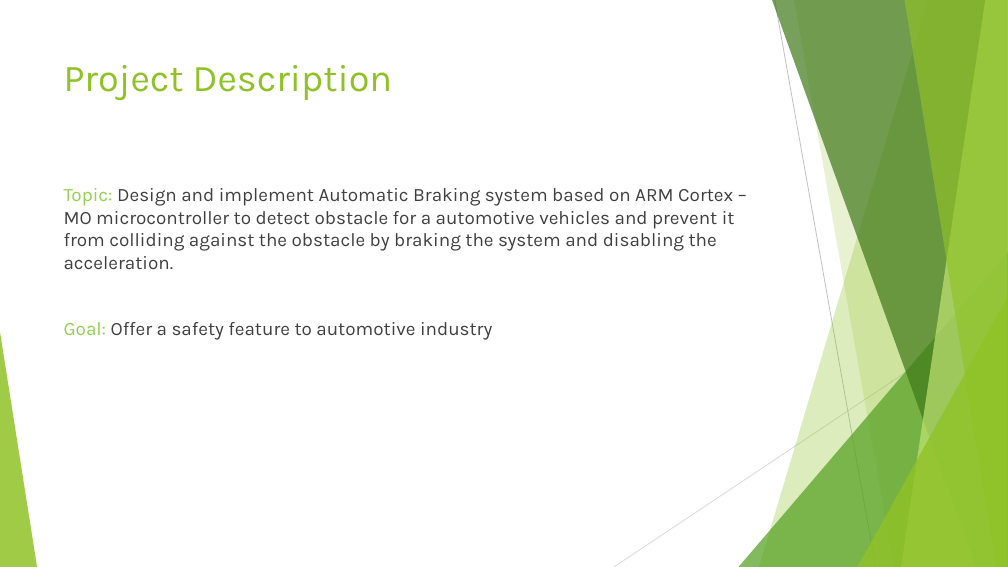
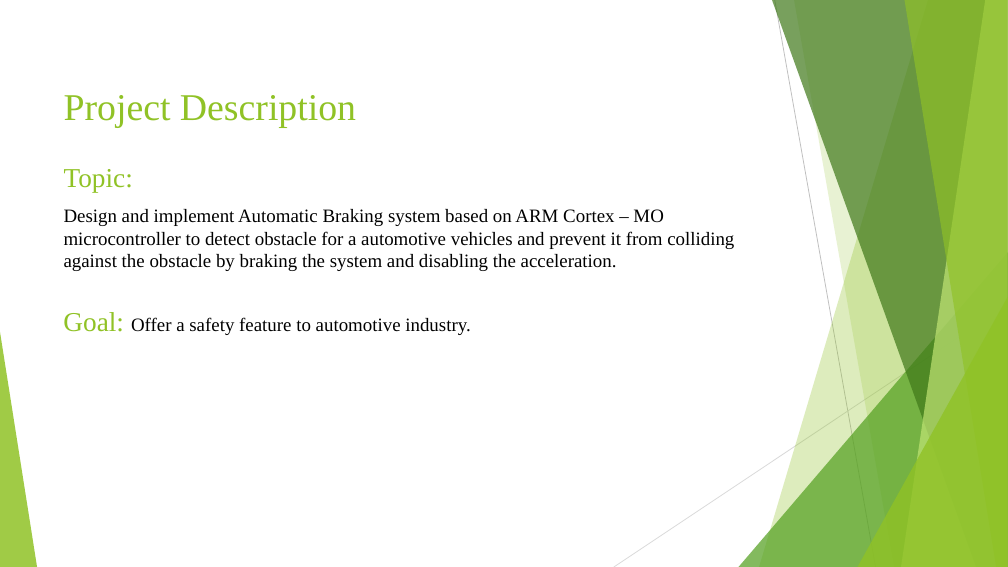
Before and after one commit to BusAI-Self-Driving-Car/Automatic-Braking-System, a slide deck: slide 3 of Project-Proposal/Automatic Braking System.pptx. Drawn at 1008x567 pixels with LibreOffice and Linux fonts; fonts in the diff are those of the drawing. Boxes give left, top, right and bottom in pixels: in the first picture for what was removed or moved away, otherwise in the second. Text is boxed around its words. In the diff, an @@ line names an element or a change of style, - is before the commit and + after.

```diff
--- a/Project-Proposal/Automatic Braking System.pptx
+++ b/Project-Proposal/Automatic Braking System.pptx
@@ title "Project Description": place and size @@
-title "Project Description" at (64,65,393,101)
+title "Project Description" at (64,95,356,128)
@@ title "Project Description" at (64,95,356,128): font Karla to Times New Roman @@
@@ text at (64,169,734,271): text changed; font Karla to Times New Roman; text colour #404040 to #000000 @@
-Topic: Design and implement Automatic Braking system based on ARM Cortex – MO microcontroller to detect obstacle for a automotive vehicles and prevent it from colliding against the obstacle by braking the system and disabling the acceleration.
-Goal: Offer a safety feature to automotive industry
+Topic:
+Design and implement Automatic Braking system based on ARM Cortex – MO microcontroller to detect obstacle for a automotive vehicles and prevent it from colliding against the obstacle by braking the system and disabling the acceleration.
@@ text added at (63,312,470,335), 18 pt, text #000000 @@
+Goal: Offer a safety feature to automotive industry.
```
Also in this commit, not shown: 8 other slides changed.
